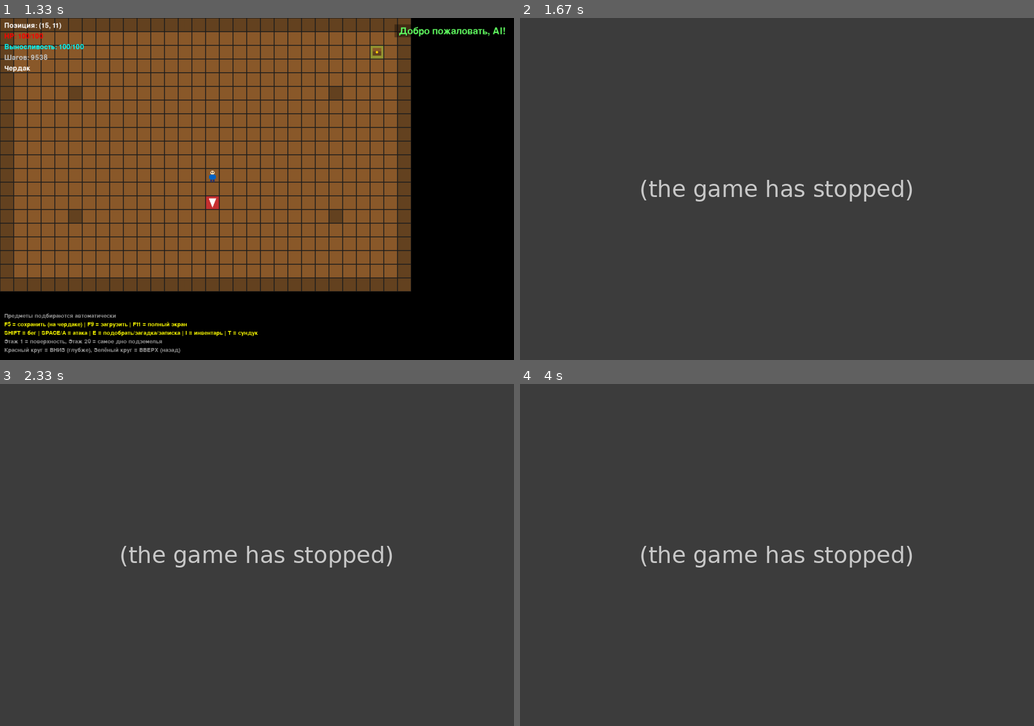
Above: before the commit, frames 1-4 (two rows, left to right).
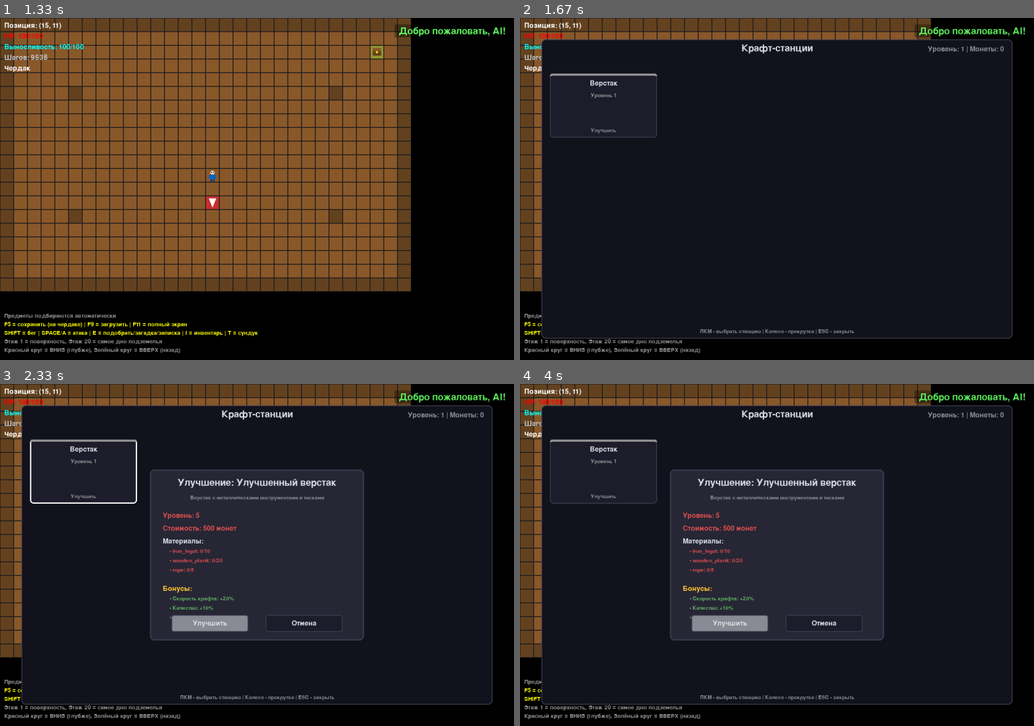
Above: after the commit, the same moments.

Repository: bilbo1363/niichavo-dungeon
Game: pygame game, started from main.py
The game is run twice, just before and just after one commit, with the same random seed, the same clock (stepped at 60 frames per second) and the same inputs.
Inputs (mouse positions are in pixels of both pictures, inside the frame that each line leads up to):
- Up to frame 1 (1.33 s): type "ann" at 0.33 s; tap Enter at 0.67, 0.88, 1.22 s
- Up to frame 2 (1.67 s): hold V from 1.55 s (still down); hold Up from 1.55 s (still down); move the mouse to (617, 137) at 1.58 s
- Up to frame 3 (2.33 s): release V at 2.02 s; release Up at 2.02 s; click "Верстак" at 2.15 s
- Up to frame 4 (4 s): click "• Новых рецептов: 4" at 2.48 s; click "Отмена" at 2.82 s; click "Верстак" at 3.15 s

Frame 1 is identical in both runs. In frame 2, 99% of the frame differs, in the area x 0-100%, y 0-100%; in frame 3, 81%; in frame 4, 81%.
Before the commit the program exited at 1.55 s; later frames show no game.

Commit message:
fix: исправлено создание StationUpgradeUI с инвентарём
ПРОБЛЕМА:
Inventory не имеет атрибута 'items',
используется 'slots' (список InventorySlot)

РЕШЕНИЕ:
Создаём словарь предметов из слотов инвентаря:
- Проходим по всем slots
- Для непустых слотов добавляем item.id -> quantity
- Передаём словарь в StationUpgradeUI

КОД:
inventory_dict = {}
for slot in self.player.inventory.slots:
    if not slot.is_empty():
        inventory_dict[slot.item.id] = slot.quantity

self.station_upgrade_ui = StationUpgradeUI(
    self.screen,
    self.station_manager,
    self.level_system.level,
    inventory_dict,
    0  # деньги
)

ДОПОЛНИТЕЛЬНО:
- UI пересоздаётся каждый раз при открытии
- Это обеспечивает актуальность данных инвентаря

Исправлено! Попробуйте нажать V на чердаке 🚀

Diff:
--- a/src/core/game.py
+++ b/src/core/game.py
@@ -490,13 +490,19 @@
                 if event.key == pygame.K_v:
                     if self.current_location == "attic":
                         self.show_station_upgrade = not self.show_station_upgrade
-                        # Создаём UI если ещё не создан
-                        if self.show_station_upgrade and self.station_upgrade_ui is None:
+                        # Создаём UI если ещё не создан или обновляем инвентарь
+                        if self.show_station_upgrade:
+                            # Создаём словарь предметов из инвентаря
+                            inventory_dict = {}
+                            for slot in self.player.inventory.slots:
+                                if not slot.is_empty():
+                                    inventory_dict[slot.item.id] = slot.quantity
+
                             self.station_upgrade_ui = StationUpgradeUI(
                                 self.screen,
                                 self.station_manager,
                                 self.level_system.level,
-                                self.player.inventory.items,
+                                inventory_dict,
                                 0  # TODO: добавить систему денег
                             )
 
